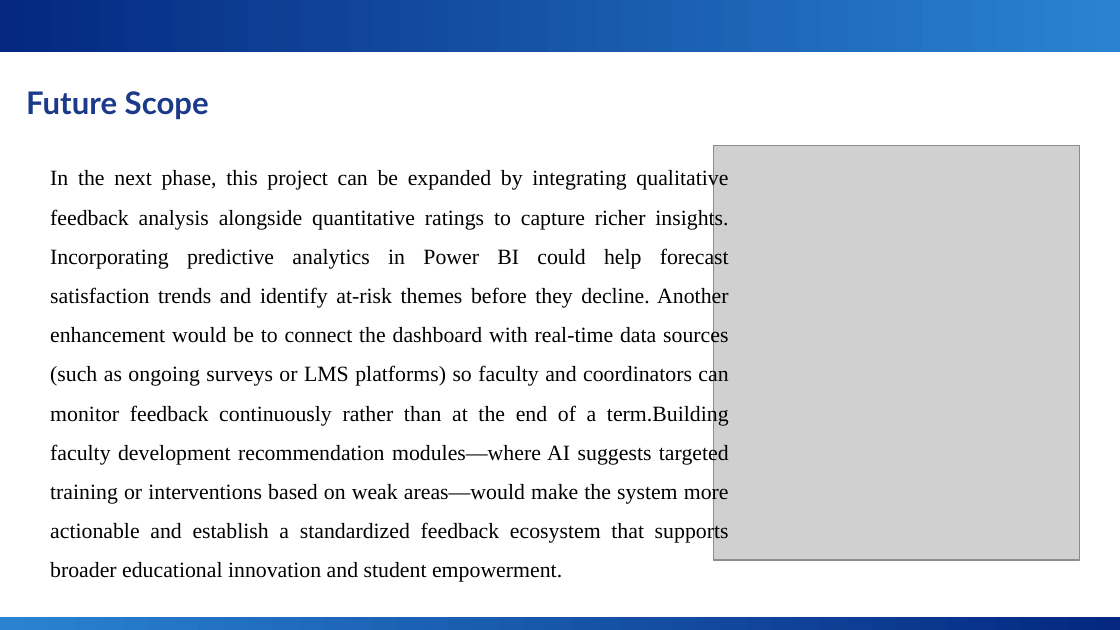
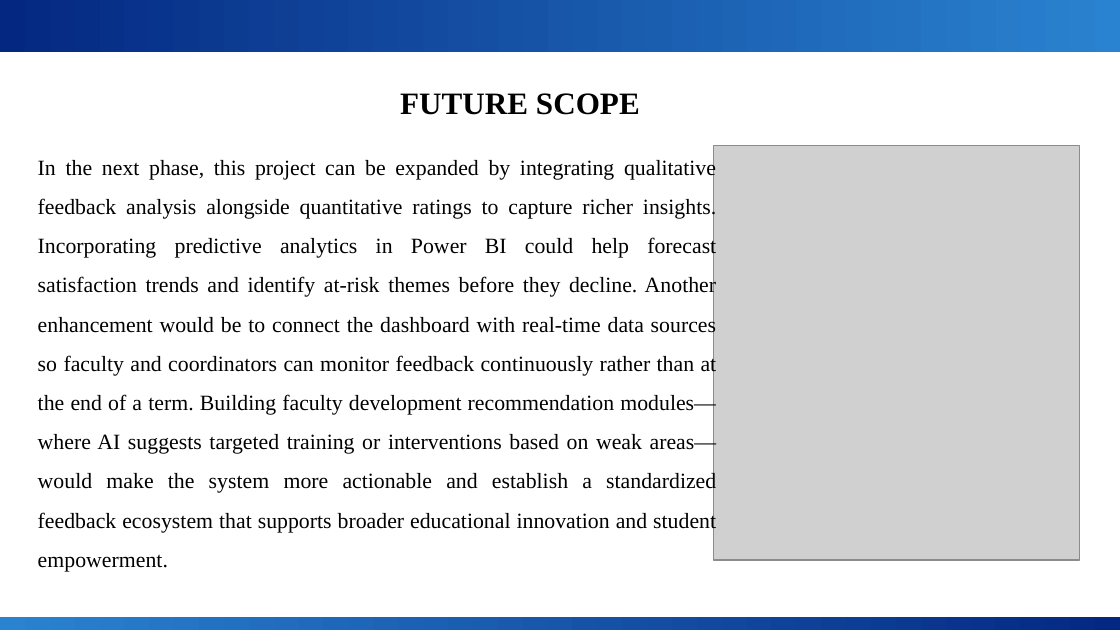
Before and after one commit to drkarpagambigaik-coder/AICW-Karpagambigai, a slide deck: slide 37 of Project -PPT.pptx (slide 17 before the commit). Drawn at 1120x630 pixels with LibreOffice and Linux fonts; fonts in the diff are those of the drawing; grey boxes stand for pictures; background and template pictures are left out. Boxes give left, top, right and bottom in pixels: in the first picture for what was removed or moved away, otherwise in the second. Text is boxed around its words. In the diff, an @@ line names an element or a change of style, - is before the commit and + after.

```diff
--- a/Project -PPT.pptx
+++ b/Project -PPT.pptx
@@ text at (x1=400, y1=93, x2=640, y2=115): text changed; font Lato to Times New Roman; text colour #1B3A8A to #000000 @@
-Future Scope
+FUTURE SCOPE
@@ text at (x1=38, y1=158, x2=717, y2=572): text changed @@
-In the next phase, this project can be expanded by integrating qualitative feedback analysis alongside quantitative ratings to capture richer insights. Incorporating predictive analytics in Power BI could help forecast satisfaction trends and identify at-risk themes before they decline. Another enhancement would be to connect the dashboard with real-time data sources (such as ongoing surveys or LMS platforms) so faculty and coordinators can monitor feedback continuously rather than at the end of a term.Building faculty development recommendation modules—where AI suggests targeted training or interventions based on weak areas—would make the system more actionable and establish a standardized feedback ecosystem that supports broader educational innovation and student empowerment.
+In the next phase, this project can be expanded by integrating qualitative feedback analysis alongside quantitative ratings to capture richer insights. Incorporating predictive analytics in Power BI could help forecast satisfaction trends and identify at-risk themes before they decline. Another enhancement would be to connect the dashboard with real-time data sources so faculty and coordinators can monitor feedback continuously rather than at the end of a term. Building faculty development recommendation modules—where AI suggests targeted training or interventions based on weak areas—would make the system more actionable and establish a standardized feedback ecosystem that supports broader educational innovation and student empowerment.
```
Also in this commit, not shown: 14 other slides changed, 22 slides added, 2 slides removed.
